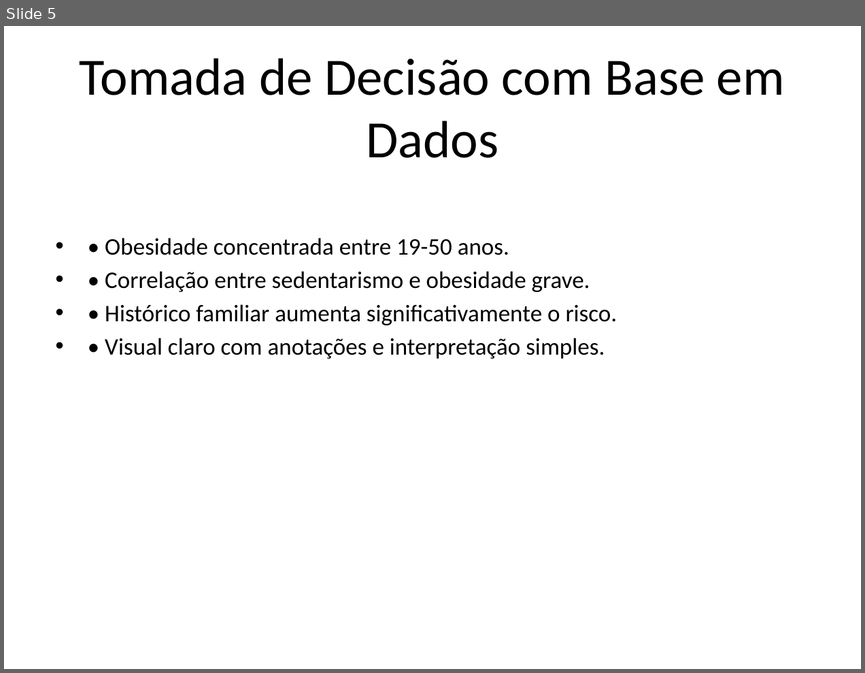
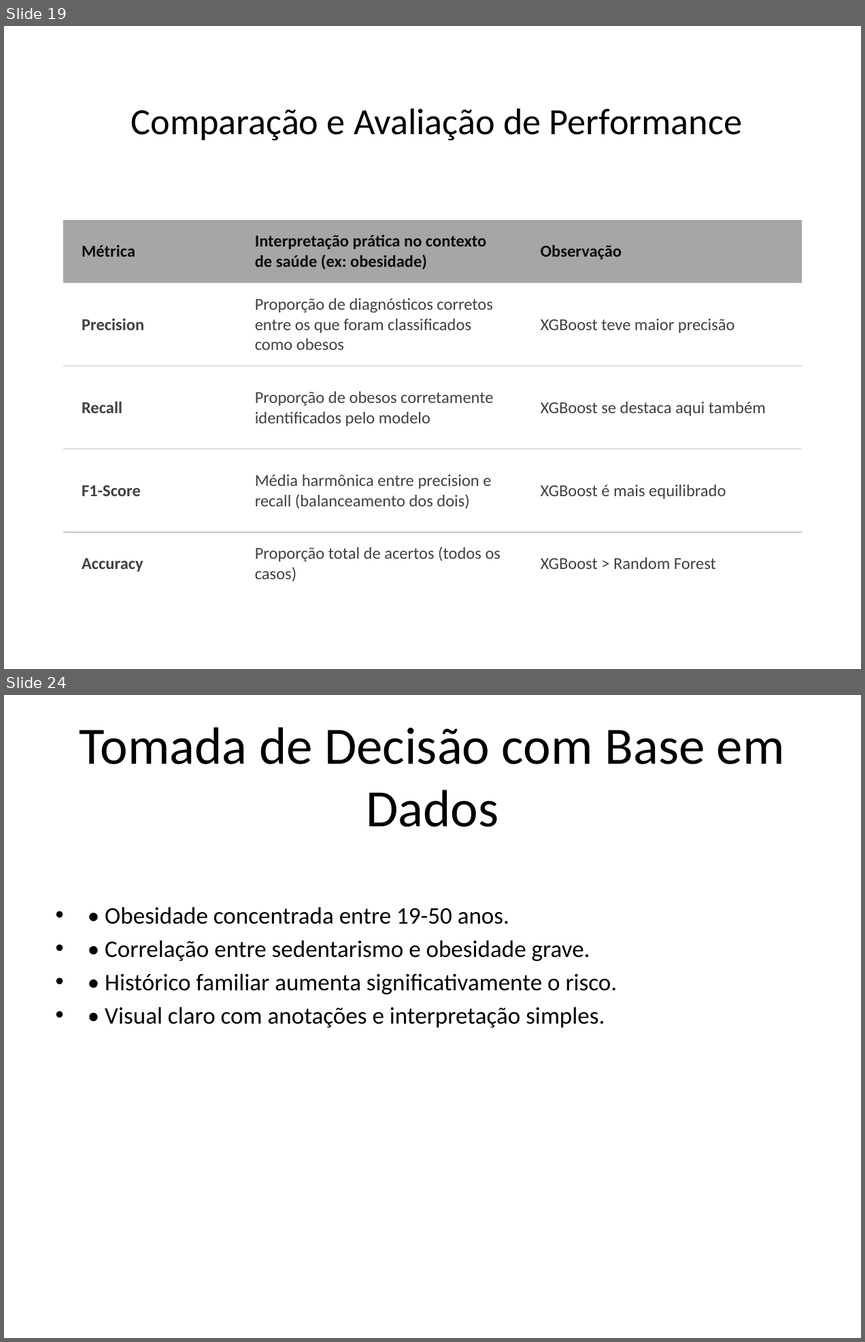
Before and after one commit to Naiderossi/Tech4, a slide deck: Apresentacao_TechChallenge_Obesidade.pptx. Shown one above the other, each under a label of ours: slide 5 before the commit, slides 19 and 24 after it; the slides between them are not shown. The pictures are 865x673 and 865x1342 pixels, drawn with LibreOffice and Linux fonts; fonts in the diff are those of the drawing. Boxes give left, top, right and bottom in pixels: in the first picture for what was removed or moved away, otherwise in the second. Text is boxed around its words. In the diff, an @@ line names an element or a change of style, - is before the commit and + after.

```diff
--- a/Apresentacao_TechChallenge_Obesidade.pptx
+++ b/Apresentacao_TechChallenge_Obesidade.pptx
@@ slide 19 added at (x1=4, y1=26, x2=861, y2=669), background #FFFFFF @@
@@ text added at (x1=131, y1=108, x2=742, y2=140), 31 pt, text #000000 @@
+Comparação e Avaliação de Performance
@@ table added at (x1=63, y1=220, x2=802, y2=595), 5 rows, 3 columns @@
+Métrica | Interpretação prática no contexto de saúde (ex: obesidade) | Observação
+Precision | Proporção de diagnósticos corretos entre os que foram classificados como obesos | XGBoost teve maior precisão
+Recall | Proporção de obesos corretamente identificados pelo modelo | XGBoost se destaca aqui também
+F1-Score | Média harmônica entre precision e recall (balanceamento dos dois) | XGBoost é mais equilibrado
+Accuracy | Proporção total de acertos (todos os casos) | XGBoost > Random Forest
@@ what was slide 5 is now slide 24 @@
```
Also in this commit, not shown: 5 slides changed, 18 other slides added.
